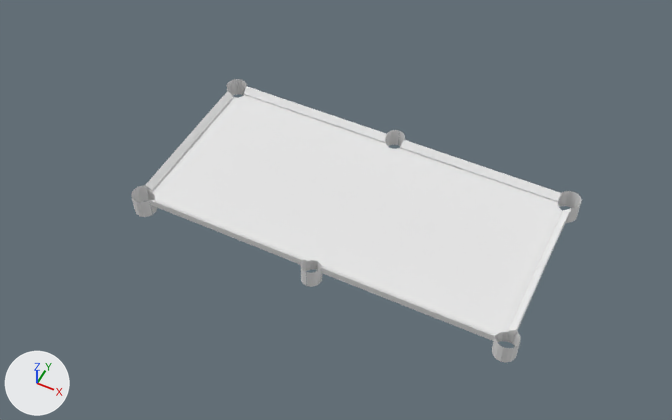
The OBJ model res/model/face.obj: old version first, new version second.
One viewpoint serves both versions: a 50 mm lens placed at (1.46, -3.72, 5.26), pointed at (-0.35, -0.1, 0.73). The axes (+X, +Y, +Z) are drawn at lower left. The lights are the same throughout. Where no turn or scale is listed for an object, it has been applied to the vertices.

Names of what the first picture shows: 'mat_Plane.006', 'thanh.001_Plane.004'.
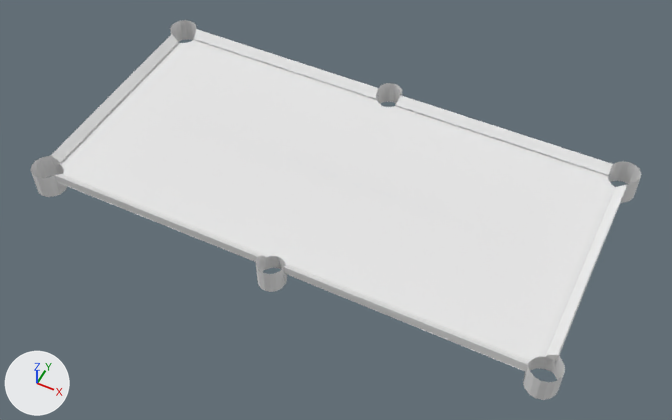
Pixel boxes (x1, y1, x2, y2) of what changed, in the pictures (672 x 420 px; the box of a moved part takes in the faces that stretch with it):
```json
{"object": "mat_Plane.006", "change": "mesh rescaled", "before": [131, 79, 582, 363], "after": [31, 20, 641, 400], "on screen": "35% wider, 34% taller"}
{"object": "thanh.001_Plane.004", "change": "reshaped", "before": [146, 86, 571, 341], "after": [51, 29, 627, 371], "on screen": "35% wider, 34% taller"}
{"part": 2, "of": "me_thanh_001_plane_004", "change": "moved or reshaped", "before": [537, 208, 571, 269], "after": [584, 184, 627, 265]}
{"part": 3, "of": "me_thanh_001_plane_004", "change": "moved or reshaped", "before": [508, 266, 545, 335], "after": [546, 263, 595, 361]}
{"part": 4, "of": "me_thanh_001_plane_004", "change": "moved or reshaped", "before": [400, 140, 561, 202], "after": [395, 96, 613, 176]}
{"part": 5, "of": "me_thanh_001_plane_004", "change": "moved or reshaped", "before": [244, 86, 387, 143], "after": [194, 29, 378, 100]}
{"part": 6, "of": "me_thanh_001_plane_004", "change": "moved or reshaped", "before": [321, 266, 496, 341], "after": [284, 264, 529, 371]}
{"part": 7, "of": "me_thanh_001_plane_004", "change": "moved or reshaped", "before": [149, 200, 307, 265], "after": [54, 174, 265, 262]}
{"part": 8, "of": "me_thanh_001_plane_004", "change": "added", "after": [51, 34, 178, 163]}
{"part": 9, "of": "me_thanh_001_plane_004", "change": "deleted", "before": [189, 91, 233, 141]}
{"part": 10, "of": "me_thanh_001_plane_004", "change": "deleted", "before": [146, 135, 195, 191]}
```

Scene script edits in JSON lines:
```json
{"block": "me_mat_plane_006", "where": "me_mat_plane_006.from_pydata(...)  # 274 vertices, 284 faces; spans x -1.58..1.07, y -0.69..0.69, z 0.67..0.81"}
{"block": "me_mat_plane_006", "where": "# used by ob_mat_plane_006; location = (0.0, 0.0, 0.0)"}
{"block": "me_mat_plane_006", "change": "me_mat_plane_006 part 1: the whole mesh is scaled about its middle by (1.33, 1.35, 1.22), then moved by (-0.15, 0.0, 0.16)"}
{"block": "me_thanh_001_plane_004", "where": "# used by ob_thanh_001_plane_004; location = (0.0, 0.0, 0.0)"}
{"op": "remove", "block": "me_thanh_001_plane_004", "code": "me_thanh_001_plane_004.from_pydata(...)  # 96 vertices, 160 faces; spans x -1.54..1.02, y -0.62..0.62, z 0.76..0.81"}
{"op": "add", "block": "me_thanh_001_plane_004", "code": "me_thanh_001_plane_004.from_pydata(...)  # 95 vertices, 160 faces; spans x -2.11..1.3, y -0.85..0.84, z 0.93..1.0"}
{"block": "me_thanh_001_plane_004", "change": "me_thanh_001_plane_004 part 2: the loose piece of 12 vertices spanning x 0.98..1.02, y 0.0..0.53, z 0.76..0.81 is scaled about its middle by (1.36, 1.35, 1.22), then moved by (0.27, 0.09, 0.17)"}
{"block": "me_thanh_001_plane_004", "change": "me_thanh_001_plane_004 part 3: the loose piece of 12 vertices spanning x 0.98..1.02, y -0.53..0.0, z 0.76..0.81 is scaled about its middle by (1.34, 1.36, 1.26), then moved by (0.27, -0.09, 0.18)"}
{"block": "me_thanh_001_plane_004", "change": "me_thanh_001_plane_004 part 4: the loose piece of 12 vertices spanning x -0.2..0.92, y 0.58..0.62, z 0.77..0.81 is scaled about its middle by (1.33, 1.37, 1.22), then moved by (0.05, 0.21, 0.17)"}
{"block": "me_thanh_001_plane_004", "change": "me_thanh_001_plane_004 part 5: the loose piece of 12 vertices spanning x -1.44..-0.31, y 0.58..0.62, z 0.77..0.81 is scaled about its middle by (1.33, 1.36, 1.22), then moved by (-0.35, 0.21, 0.17)"}
{"block": "me_thanh_001_plane_004", "change": "me_thanh_001_plane_004 part 6: the loose piece of 12 vertices spanning x -0.2..0.92, y -0.62..-0.58, z 0.77..0.81 is scaled about its middle by (1.33, 1.38, 1.22), then moved by (0.05, -0.21, 0.17)"}
{"block": "me_thanh_001_plane_004", "change": "me_thanh_001_plane_004 part 7: the loose piece of 12 vertices spanning x -1.44..-0.31, y -0.62..-0.58, z 0.77..0.81 is scaled about its middle by (1.33, 1.36, 1.22), then moved by (-0.36, -0.21, 0.17)"}
{"block": "me_thanh_001_plane_004", "change": "me_thanh_001_plane_004 part 8: a new loose piece of 23 vertices spanning x -2.11..-2.05, y -0.71..0.71, z 0.93..0.99, in mat_mat (white #e7e7e7)"}
{"block": "me_thanh_001_plane_004", "change": "me_thanh_001_plane_004 part 9: the loose piece of 12 vertices spanning x -1.54..-1.49, y 0.0..0.52, z 0.76..0.81 is deleted"}
{"block": "me_thanh_001_plane_004", "change": "me_thanh_001_plane_004 part 10: the loose piece of 12 vertices spanning x -1.54..-1.49, y -0.53..0.01, z 0.76..0.81 is deleted"}
```
